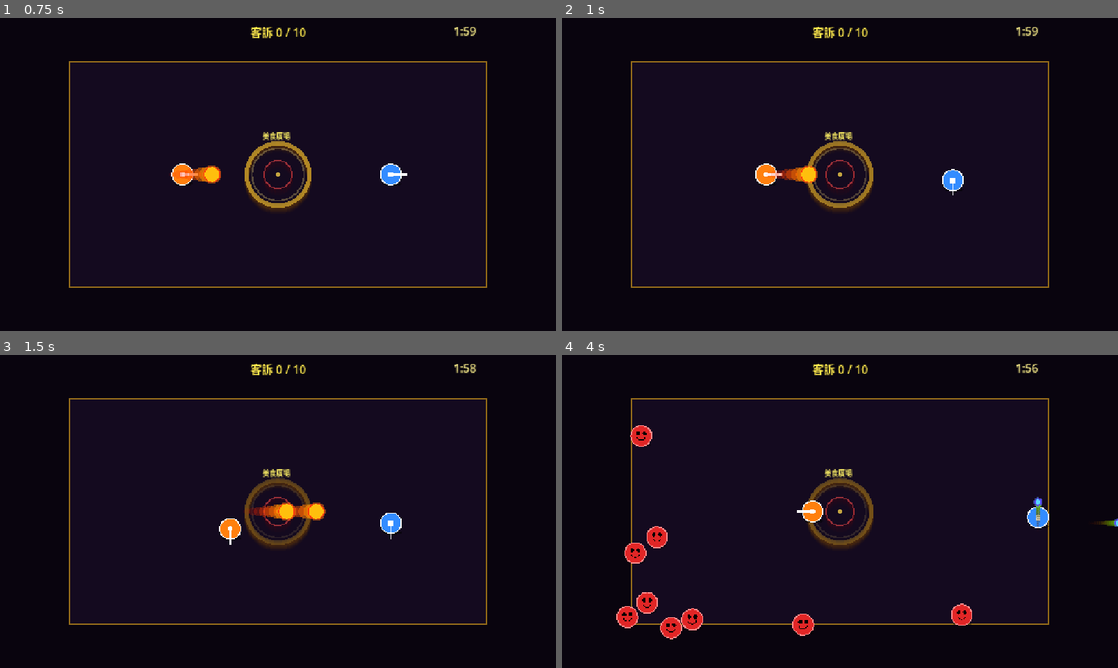
Above: before the commit, frames 1-4 (two rows, left to right).
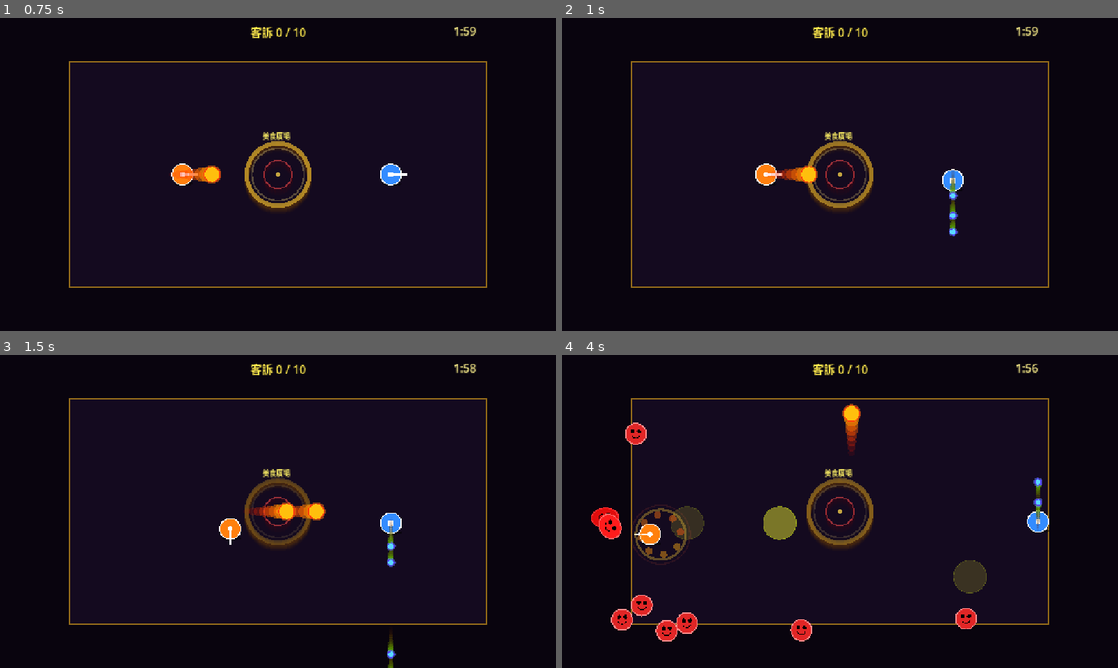
Above: after the commit, the same moments.

Repository: WatsonChen/chaotic-night-market-v2
Game: Godot game, scene res://scenes/main.tscn
Two runs of this game, one before a commit and one after it. Both use one fixed random seed, a clock stepped at 60 frames per second and the inputs below.
Inputs (mouse positions are in pixels of both pictures, inside the frame that each line leads up to):
- Up to frame 1 (0.75 s): tap Enter at 0.5 s; move the mouse to (400, 158) at 0.52 s; press the mouse at (400, 158) at 0.53 s; hold D (p1_right) from 0.53 s (still down)
- Up to frame 2 (1 s): keep holding D (p1_right); tap K (p2_down) at 0.8 s
- Up to frame 3 (1.5 s): move the mouse to (166, 527) at 1.27 s; release D (p1_right) at 1.28 s; release the mouse at (166, 527) at 1.28 s; hold S (p1_down) from 1.28 s (still down); tap K (p2_down) at 1.35 s
- Up to frame 4 (4 s): tap J (p2_left) at 1.55 s; move the mouse to (895, 442) at 2.02 s; release S (p1_down) at 2.03 s; hold D (p1_right) 2.03-2.78 s; hold J (p2_left) 2.03-2.78 s; tap L (p2_right) at 2.3, 2.85 s; move the mouse to (812, 574) at 2.77 s; hold W (p1_up) 2.78-3.53 s; tap Space (p2_shoot) at 3.05 s; move the mouse to (1006, 558) at 3.52 s; hold A (p1_left) from 3.53 s (still down); hold Space (p2_shoot) from 3.53 s (still down); tap I (p2_up) at 3.8 s

Frame 1 is identical in both runs. In frame 2, 0.2% of the frame differs, in the area x 69-72%, y 48-70%; in frame 3, 0.2%; in frame 4, 5.0%, in the area x 5-100%, y 15-92%.

Commit message:
修正：P1/P2 改為朝移動方向自動射擊

Diff:
--- a/scripts/player.gd
+++ b/scripts/player.gd
@@ -153,13 +153,29 @@
 	queue_redraw()
 
 
+func _get_move_dir() -> Vector2:
+	# 回傳當前幀的原始移動方向（未正規化），供 _process 與 _physics_process 共用
+	var d := Vector2.ZERO
+	if player_index == 1:
+		if Input.is_action_pressed("p1_up"):    d.y -= 1.0
+		if Input.is_action_pressed("p1_down"):  d.y += 1.0
+		if Input.is_action_pressed("p1_left"):  d.x -= 1.0
+		if Input.is_action_pressed("p1_right"): d.x += 1.0
+	else:
+		if Input.is_action_pressed("p2_up"):    d.y -= 1.0
+		if Input.is_action_pressed("p2_down"):  d.y += 1.0
+		if Input.is_action_pressed("p2_left"):  d.x -= 1.0
+		if Input.is_action_pressed("p2_right"): d.x += 1.0
+	return d
+
+
 func _process(delta: float) -> void:
 	_shoot_cd -= delta
 
 	if _stun_timer > 0.0:
 		return
 
-	# ── P2 burst 連射處理 ──────────────────────────
+	# ── P2 burst 連射處理（移動中才繼續發射）──────────
 	if _burst_remaining > 0:
 		_burst_timer -= delta
 		if _burst_timer <= 0.0:
@@ -168,16 +184,23 @@
 			_burst_timer = burst_delay
 		return   # burst 進行中不接受新射擊指令
 
-	# ── 一般射擊觸發 ──────────────────────────────
+	# ── 自動射擊：有移動輸入才射擊，方向 = 當前移動方向 ──
+	var move_input := _get_move_dir()
+	if move_input == Vector2.ZERO:
+		return   # 靜止時停止射擊
+
+	var shoot_dir := move_input.normalized()
+
 	if player_index == 1:
-		if Input.is_action_pressed("p1_shoot") and _shoot_cd <= 0.0:
-			_fire_projectile(_facing)
+		# P1 熱狗攤：單發慢重
+		if _shoot_cd <= 0.0:
+			_fire_projectile(shoot_dir)
 			_shoot_cd = shoot_cooldown
 
 	else:
-		if Input.is_action_pressed("p2_shoot") and _shoot_cd <= 0.0:
-			# P2：立刻射第 1 發，剩餘 burst_count-1 發排入佇列
-			_burst_dir       = _facing
+		# P2 珍奶攤：burst 連射
+		if _shoot_cd <= 0.0:
+			_burst_dir       = shoot_dir
 			_fire_projectile(_burst_dir)
 			_burst_remaining = burst_count - 1
 			_burst_timer     = burst_delay
@@ -195,17 +218,7 @@
 		if _stun_timer <= 0.0:
 			_spin_angle = 0.0
 	else:
-		if player_index == 1:
-			if Input.is_action_pressed("p1_up"):    dir.y -= 1.0
-			if Input.is_action_pressed("p1_down"):  dir.y += 1.0
-			if Input.is_action_pressed("p1_left"):  dir.x -= 1.0
-			if Input.is_action_pressed("p1_right"): dir.x += 1.0
-		else:
-			if Input.is_action_pressed("p2_up"):    dir.y -= 1.0
-			if Input.is_action_pressed("p2_down"):  dir.y += 1.0
-			if Input.is_action_pressed("p2_left"):  dir.x -= 1.0
-			if Input.is_action_pressed("p2_right"): dir.x += 1.0
-
+		dir = _get_move_dir()
 		if dir != Vector2.ZERO:
 			_facing = dir.normalized()
 			dir = dir.normalized()
